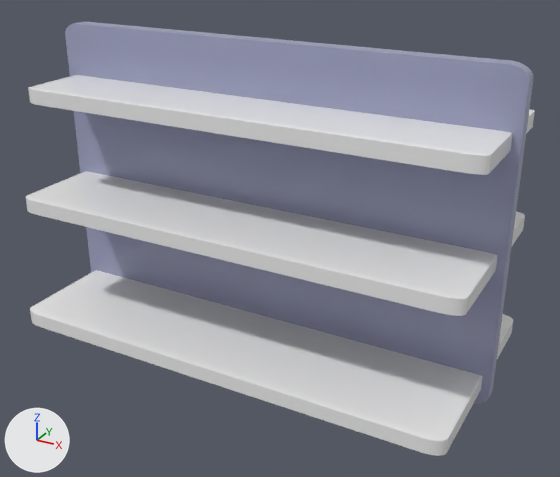
Renders of the glTF model Stand.glb from each side of a commit.
Camera for both pictures: a 50 mm lens placed at (2.25, -3.94, 2.74), pointed at (0.11, -0.04, 0.8). Arrows for +X, +Y and +Z are at lower left; the lights stay in place. Where no turn or scale is listed for an object, it has been applied to the vertices.
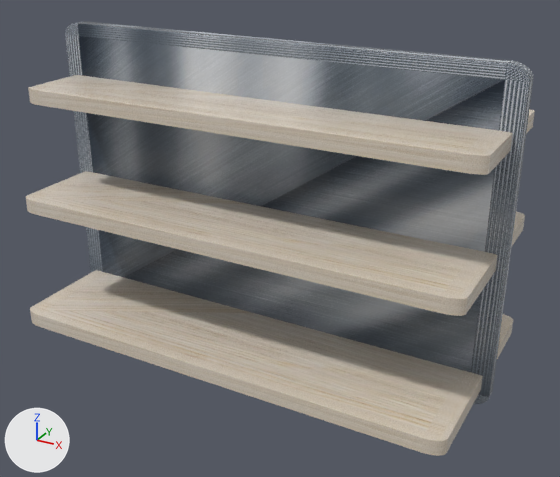
What differs and where, as boxes (x1, y1, x2, y2) in the pictures (560 x 477 px):
'Box', surface changed (blue to grey): (65, 22, 533, 404) in both
'Box 1', surface changed (white to grey): (30, 270, 513, 456) in both
'Box 2', surface changed: (25, 171, 525, 316) in both
'Box 3', surface changed (white to grey): (28, 75, 535, 175) in both

The change, as a list of edits to the scene's bpy script:
```text
Add img_image_1:
    img_image_1 = load_image('Image_1', '_unpacked/Image_1', 1024, 683, 'sRGB')
Add img_image_0:
    img_image_0 = load_image('Image_0', '_unpacked/Image_0', 1024, 576, 'sRGB')
Change mat_bumblebee_2:
    where n0 = _N.new('ShaderNodeBsdfPrincipled'); n0.name = 'Principled BSDF'
    remove n0.inputs[0].default_value = (0.867, 0.867, 0.867, 1.0)  # 'Base Color', white #efefef
    add n2 = _N.new('ShaderNodeTexImage'); n2.name = 'Image Texture'
    add n2.image = img_image_0
    add n3 = _N.new('ShaderNodeMapping'); n3.name = 'Mapping'
    add n4 = _N.new('ShaderNodeUVMap'); n4.name = 'UV Map'
    add n4.uv_map = 'UVMap'
    add _L.new(n2.outputs[0], n0.inputs[0])  # 'Color' to 'Base Color'
    add _L.new(n3.outputs[0], n2.inputs[0])  # 'Vector' to 'Vector'
    add _L.new(n4.outputs[0], n3.inputs[0])  # 'UV' to 'Vector'
Change mat_bumblebee_1:
    where n0 = _N.new('ShaderNodeBsdfPrincipled'); n0.name = 'Principled BSDF'
    remove n0.inputs[0].default_value = (0.867, 0.867, 0.867, 1.0)  # 'Base Color', white #efefef
    add n2 = _N.new('ShaderNodeTexImage'); n2.name = 'Image Texture'
    add n2.image = img_image_0
    add n3 = _N.new('ShaderNodeMapping'); n3.name = 'Mapping'
    add n4 = _N.new('ShaderNodeUVMap'); n4.name = 'UV Map'
    add n4.uv_map = 'UVMap'
    add _L.new(n2.outputs[0], n0.inputs[0])  # 'Color' to 'Base Color'
    add _L.new(n3.outputs[0], n2.inputs[0])  # 'Vector' to 'Vector'
    add _L.new(n4.outputs[0], n3.inputs[0])  # 'UV' to 'Vector'
Change mat_bumblebee:
    where n0 = _N.new('ShaderNodeBsdfPrincipled'); n0.name = 'Principled BSDF'
    remove n0.inputs[0].default_value = (0.867, 0.867, 0.867, 1.0)  # 'Base Color', white #efefef
    add n2 = _N.new('ShaderNodeTexImage'); n2.name = 'Image Texture'
    add n2.image = img_image_0
    add n3 = _N.new('ShaderNodeMapping'); n3.name = 'Mapping'
    add n4 = _N.new('ShaderNodeUVMap'); n4.name = 'UV Map'
    add n4.uv_map = 'UVMap'
    add _L.new(n2.outputs[0], n0.inputs[0])  # 'Color' to 'Base Color'
    add _L.new(n3.outputs[0], n2.inputs[0])  # 'Vector' to 'Vector'
    add _L.new(n4.outputs[0], n3.inputs[0])  # 'UV' to 'Vector'
Change mat_best_of_summer_1:
    where n0 = _N.new('ShaderNodeBsdfPrincipled'); n0.name = 'Principled BSDF'
    remove n0.inputs[0].default_value = (0.344, 0.359, 0.53, 1.0)  # 'Base Color', blue #9ea2c0
    add n2 = _N.new('ShaderNodeTexImage'); n2.name = 'Image Texture'
    add n2.image = img_image_1
    add n3 = _N.new('ShaderNodeMapping'); n3.name = 'Mapping'
    add n4 = _N.new('ShaderNodeUVMap'); n4.name = 'UV Map'
    add n4.uv_map = 'UVMap'
    add _L.new(n2.outputs[0], n0.inputs[0])  # 'Color' to 'Base Color'
    add _L.new(n3.outputs[0], n2.inputs[0])  # 'Vector' to 'Vector'
    add _L.new(n4.outputs[0], n3.inputs[0])  # 'UV' to 'Vector'
Change me_mesh_3:
    where me_mesh_3.from_pydata(...)  # 488 vertices, 972 faces; spans x -1.5..1.5, y -0.05..0.05, z 0.0..2.0
    used by ob_box; location = (0.0, 0.0, 0.0)
    me_mesh_3 part 1: texture (UV) coordinates changed
```
